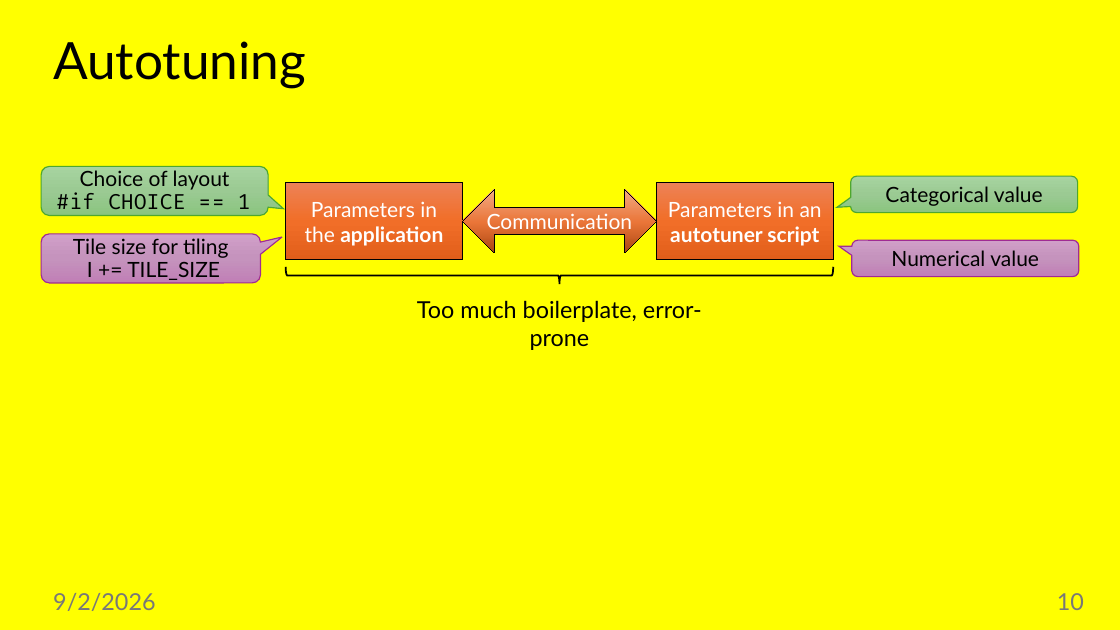
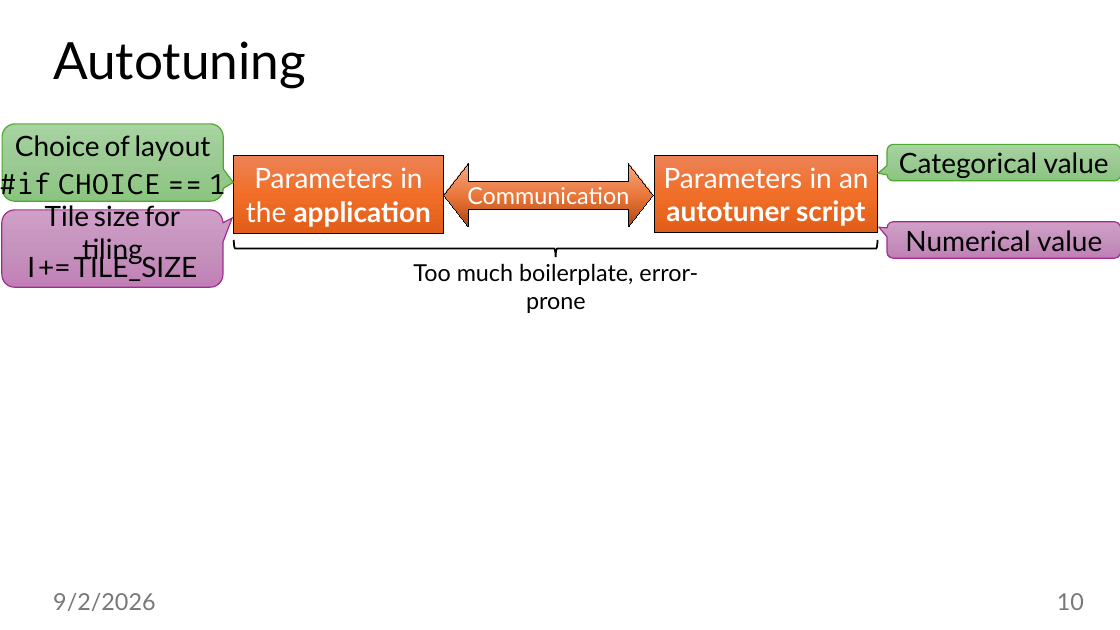
Before and after one commit to jiriklepl/phd-thesis, a slide deck: slide 10 of slides/Optimizing Memory Layouts and Traversal Orders in High-Performance Computing.pptx. Drawn at 1120x630 pixels with LibreOffice and Linux fonts; fonts in the diff are those of the drawing. Boxes give left, top, right and bottom in pixels: in the first picture for what was removed or moved away, otherwise in the second. Text is boxed around its words. In the diff, an @@ line names an element or a change of style, - is before the commit and + after.

Commit message:
hopefully much better

```diff
--- a/slides/Optimizing Memory Layouts and Traversal Orders in High-Performance Computing.pptx
+++ b/slides/Optimizing Memory Layouts and Traversal Orders in High-Performance Computing.pptx
@@ background #FFFF00 to #FFFFFF @@
@@ size 18 to 24 pt; proportions changed in 4 elements at (887, 222, 1120, 258), (2, 210, 223, 287), (887, 145, 1120, 181), (3, 124, 223, 201) @@
@@ rounded speech box "Choice of layout": place and size @@
-rounded speech box "Choice of layout" at (41, 166, 268, 215)
+rounded speech box "Choice of layout" at (3, 124, 223, 201)
@@ rounded speech box "Categorical value": place and size @@
-rounded speech box "Categorical value" at (851, 176, 1078, 213)
+rounded speech box "Categorical value" at (887, 145, 1120, 181)
@@ text "#if CHOICE = = 1": place and size @@
-text "#if CHOICE = = 1" at (56, 193, 251, 217)
+text "#if CHOICE = = 1" at (0, 172, 226, 202)
@@ size 18 to 24 pt in 4 elements at (27, 252, 198, 281), (655, 155, 877, 233), (0, 172, 226, 202), (234, 155, 443, 233) @@
@@ rectangle "Parameters in the application": place and size @@
-rectangle "Parameters in the application" at (286, 182, 462, 260)
+rectangle "Parameters in the application" at (234, 155, 443, 233)
@@ left right arrow "Communication": place and size @@
-left right arrow "Communication" at (462, 189, 656, 253)
+left right arrow "Communication" at (444, 164, 653, 228)
@@ left right arrow "Communication" at (444, 164, 653, 228): size 18 to 20 pt; proportions changed @@
@@ rectangle "Parameters in an autotuner script": place and size @@
-rectangle "Parameters in an autotuner script" at (657, 182, 833, 260)
+rectangle "Parameters in an autotuner script" at (655, 155, 877, 233)
@@ rounded speech box "Tile size for tiling": place and size @@
-rounded speech box "Tile size for tiling" at (41, 234, 260, 282)
+rounded speech box "Tile size for tiling" at (2, 210, 223, 287)
@@ rounded speech box "Numerical value": place and size @@
-rounded speech box "Numerical value" at (852, 240, 1079, 276)
+rounded speech box "Numerical value" at (887, 222, 1120, 258)
@@ text "I += TILE_SIZE": place and size @@
-text "I += TILE_SIZE" at (87, 262, 220, 280)
+text "I += TILE_SIZE" at (27, 252, 198, 281)
@@ right brace: place and size @@
-right brace at (286, 267, 834, 284)
+right brace at (234, 240, 878, 258)
@@ text "Too much boilerplate, error-prone": place and size @@
-text "Too much boilerplate, error-prone" at (417, 300, 702, 350)
+text "Too much boilerplate, error-prone" at (413, 263, 698, 313)
```
Also in this commit, not shown: 16 other slides changed.
